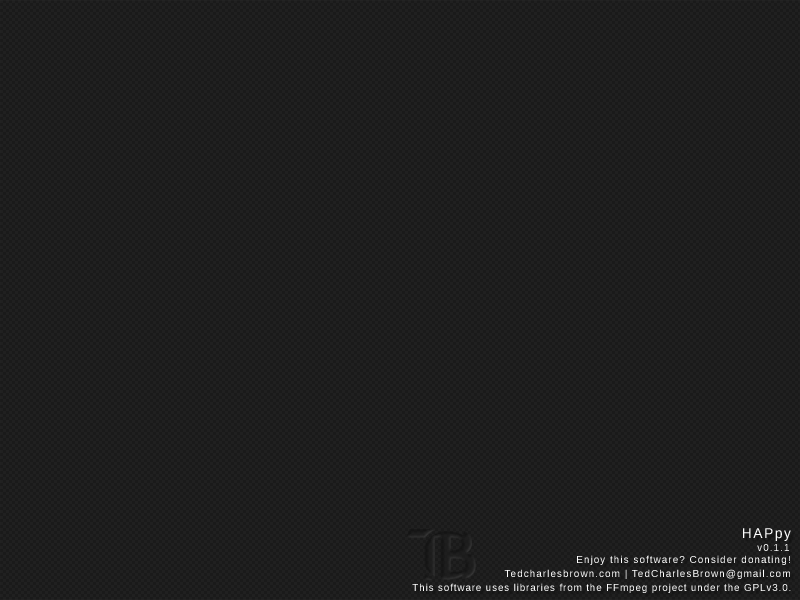
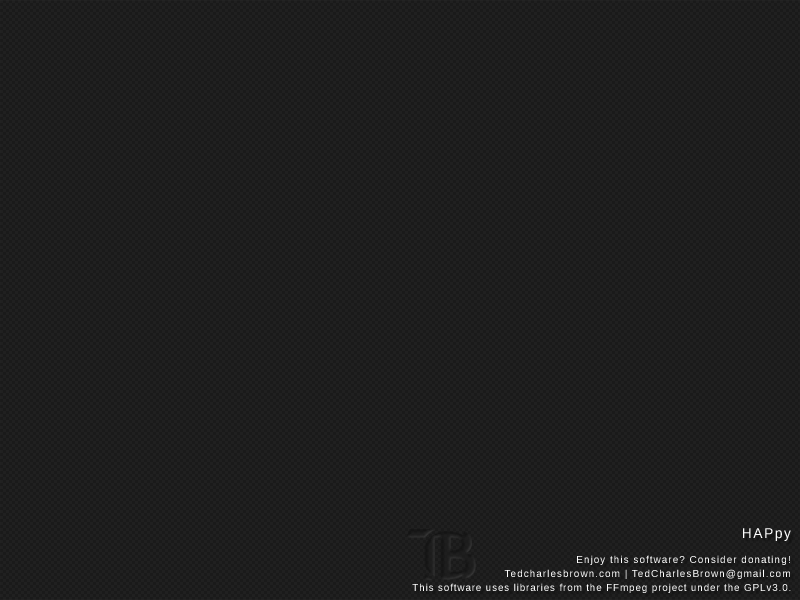
Layers edited between the first and the second (800, 600) image:
painted on "ReadMe" over [left=757, top=544, right=792, bottom=555]
